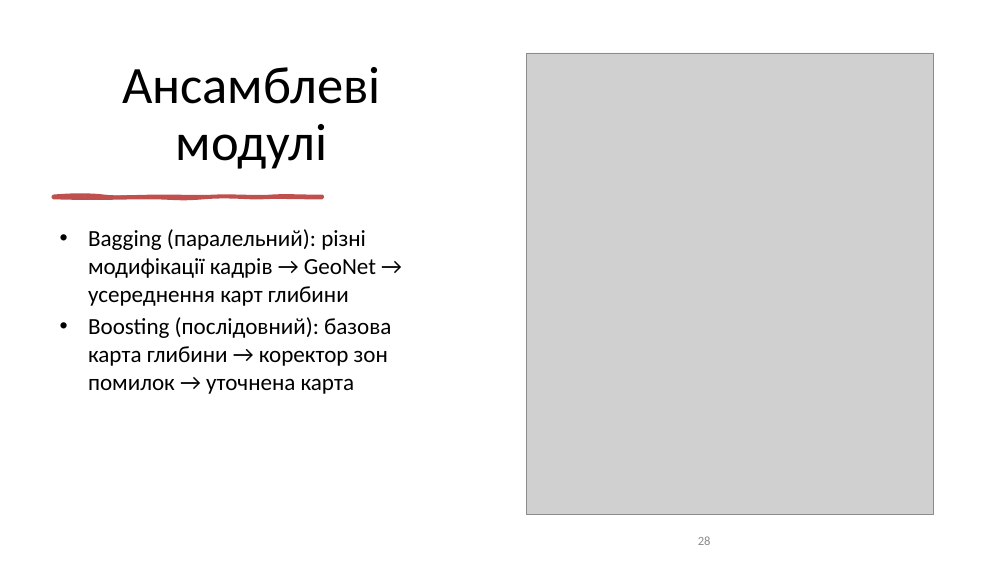
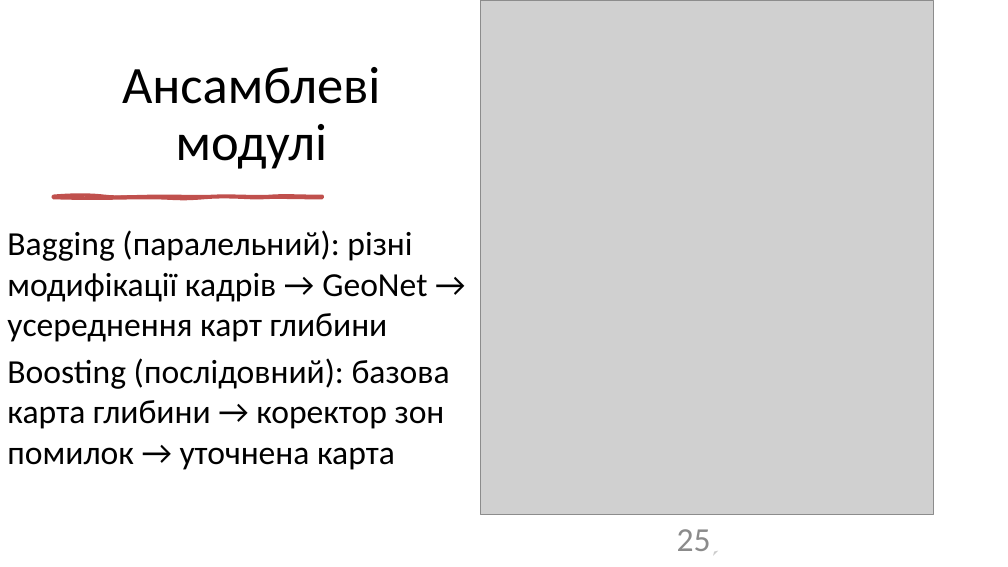
Before and after one commit to ly0wenka/dis_f, a slide deck: slide 25 of dissertation_Kondratov_slides.pptx (slide 28 before the commit). Drawn at 1008x567 pixels with LibreOffice and Linux fonts; fonts in the diff are those of the drawing; grey boxes stand for pictures. Boxes give left, top, right and bottom in pixels: in the first picture for what was removed or moved away, otherwise in the second. Text is boxed around its words. In the diff, an @@ line names an element or a change of style, - is before the commit and + after.

```diff
--- a/dissertation_Kondratov_slides.pptx
+++ b/dissertation_Kondratov_slides.pptx
@@ picture: place and size @@
-picture at bbox=[527, 53, 933, 514]
+picture at bbox=[480, 0, 933, 514]
@@ text "Bagging (паралельний): різні модифікації кадрів ...": place and size @@
-text "Bagging (паралельний): різні модифікації кадрів ..." at bbox=[88, 229, 391, 394]
+text "Bagging (паралельний): різні модифікації кадрів ..." at bbox=[7, 230, 450, 470]
@@ text "Bagging (паралельний): різні модифікації кадрів ..." at bbox=[7, 230, 450, 470]: size 22 to 32 pt; more space between paragraphs @@
@@ page number added at bbox=[646, 526, 718, 556], fill #FFFFFF, outline #000000 2 pt, 32 pt, text #8C8C8C @@
+25
@@ page number removed at bbox=[698, 536, 711, 545] @@
-28
```
Also in this commit, not shown: 34 other slides changed, 6 slides removed.
